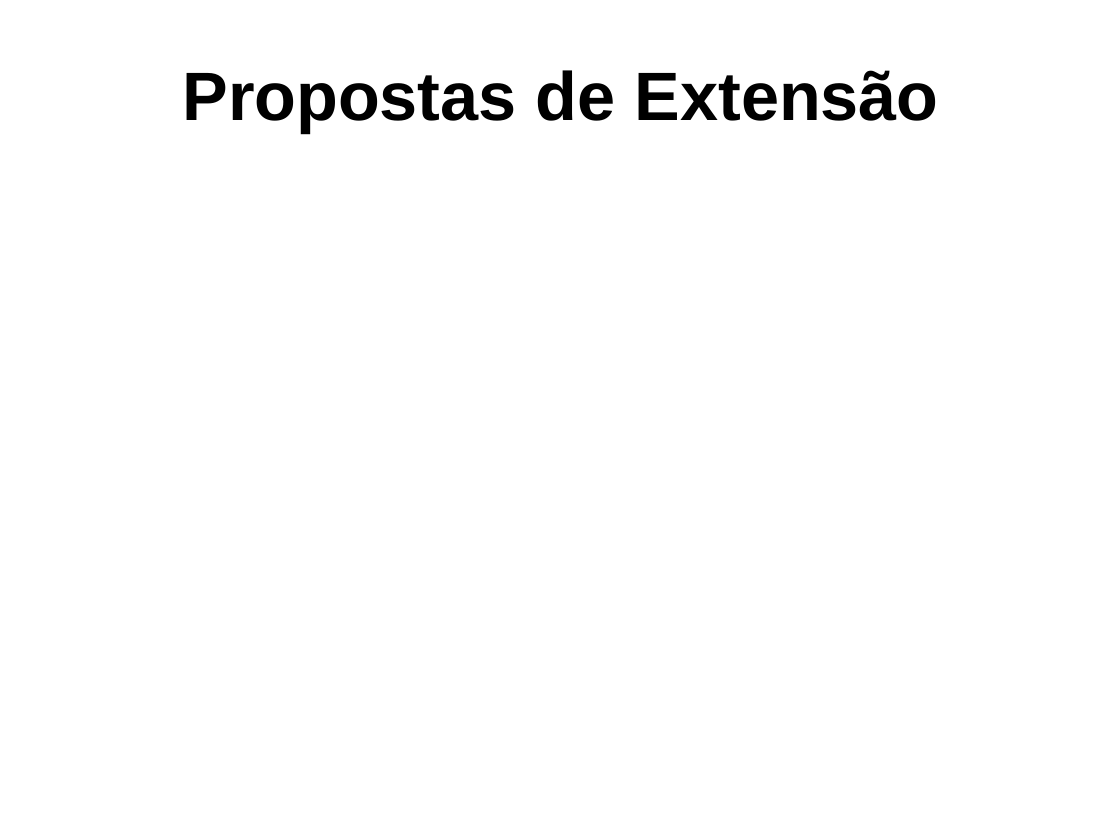
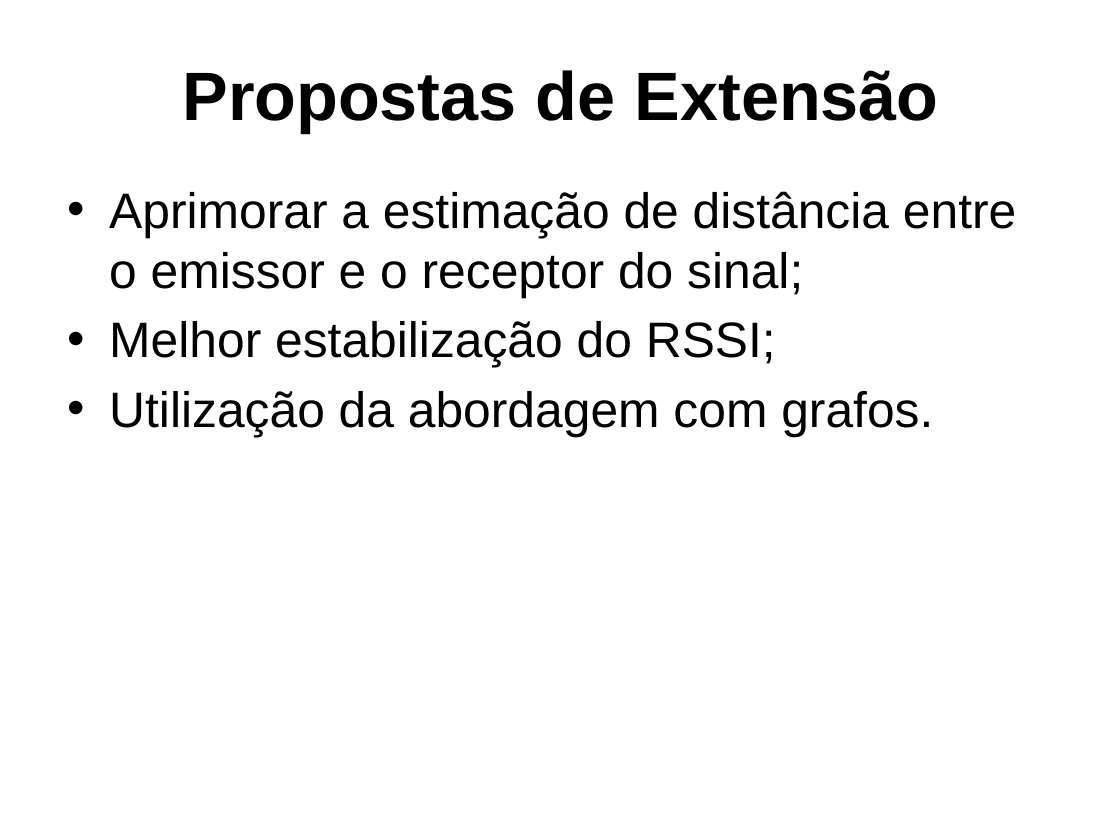
Before and after one commit to dalton-reis/tcc_bcc_2018_2_drkrause_DjonathanRafaelKrause, a slide deck: slide 25 of Textos/ApresentacaoTCC-DjonathanKrause.pptx. Drawn at 1120x840 pixels with LibreOffice and Linux fonts; fonts in the diff are those of the drawing; background and template pictures are left out. Boxes give left, top, right and bottom in pixels: in the first picture for what was removed or moved away, otherwise in the second. Text is boxed around its words. In the diff, an @@ line names an element or a change of style, - is before the commit and + after.

```diff
--- a/Textos/ApresentacaoTCC-DjonathanKrause.pptx
+++ b/Textos/ApresentacaoTCC-DjonathanKrause.pptx
@@ text added at <box>109,191,1016,438</box>, 32 pt, text #000000 @@
+• Aprimorar a estimação de distância entre o emissor e o receptor do sinal;
+• Melhor estabilização do RSSI;
+• Utilização da abordagem com grafos.
```
Also in this commit, not shown: 13 other slides changed, 5 slides added, 46 other files.
